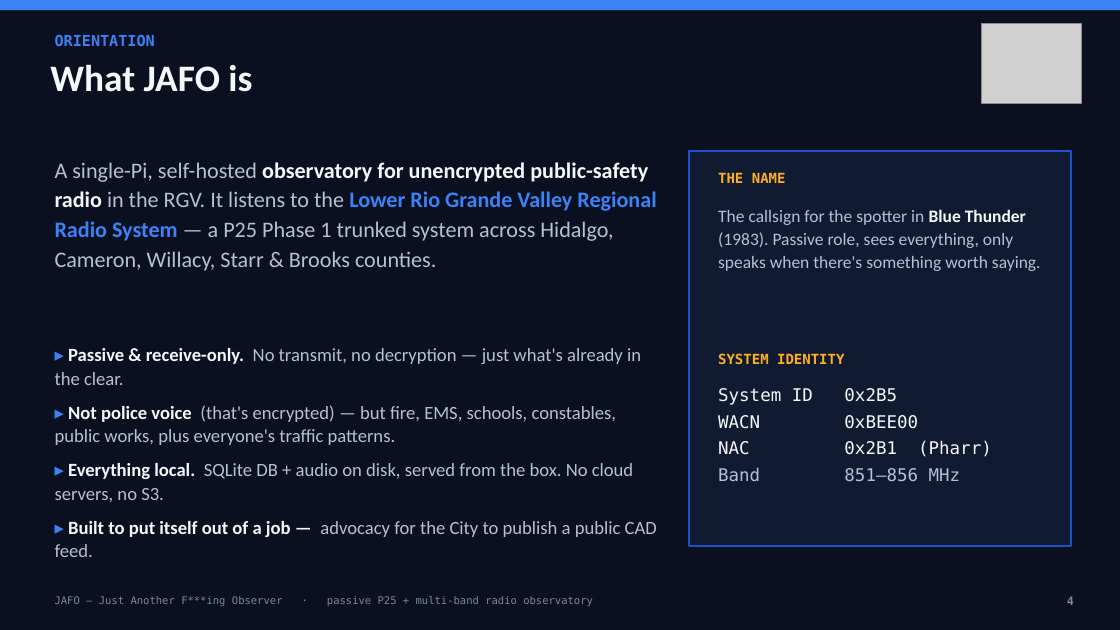
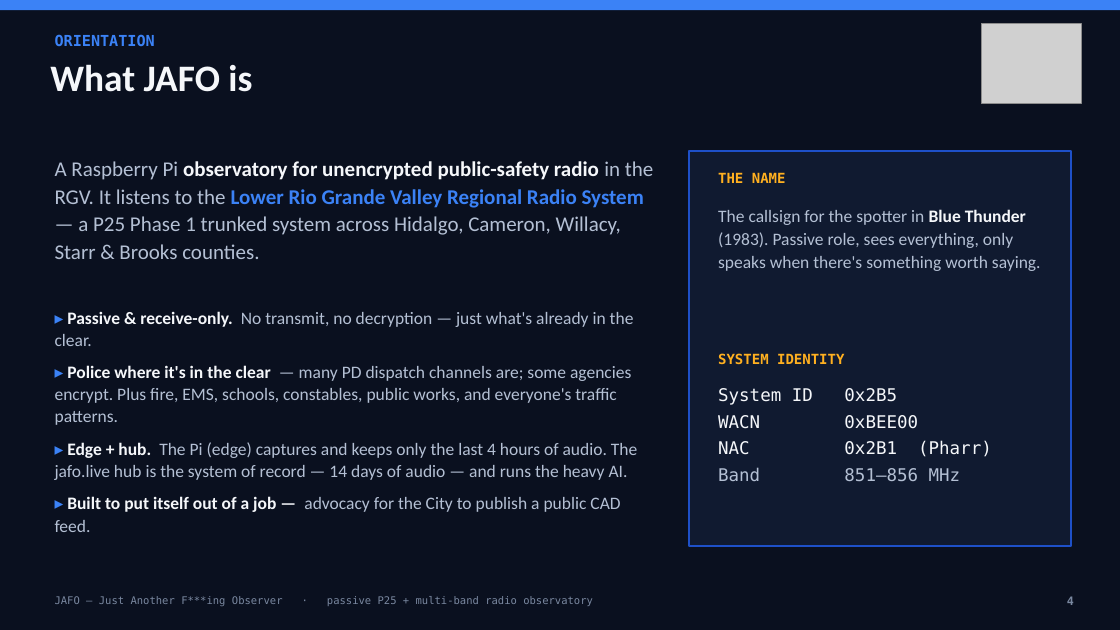
Before and after one commit to Drew-CodeRGV/jafo, a slide deck: slide 4 of jafo-overview.pptx. Drawn at 1120x630 pixels with LibreOffice and Linux fonts; fonts in the diff are those of the drawing; grey boxes stand for pictures. Boxes give left, top, right and bottom in pixels: in the first picture for what was removed or moved away, otherwise in the second. Text is boxed around its words. In the diff, an @@ line names an element or a change of style, - is before the commit and + after.

```diff
--- a/jafo-overview.pptx
+++ b/jafo-overview.pptx
@@ text at (55,161,653,259): text changed; size 19 to 18 pt @@
-A single-Pi, self-hosted observatory for unencrypted public-safety radio in the RGV. It listens to the Lower Rio Grande Valley Regional Radio System — a P25 Phase 1 trunked system across Hidalgo, Cameron, Willacy, Starr & Brooks counties.
+A Raspberry Pi observatory for unencrypted public-safety radio in the RGV. It listens to the Lower Rio Grande Valley Regional Radio System — a P25 Phase 1 trunked system across Hidalgo, Cameron, Willacy, Starr & Brooks counties.
@@ text "▸ Passive & receive-only. No ...": place and size @@
-text "▸ Passive & receive-only. No ..." at (55,348,657,557)
+text "▸ Passive & receive-only. No ..." at (55,311,637,532)
@@ text at (55,311,634,532): size 16 to 15 pt in "▸ Passive & receive-only. No transmit, no ...", "▸ Built to put itself out of ..." @@
@@ text at (55,365,637,480): text changed; size 16 to 15 pt @@
-▸ Not police voice (that's encrypted) — but fire, EMS, schools, constables, public works, plus everyone's traffic patterns.
-▸ Everything local. SQLite DB + audio on disk, served from the box. No cloud servers, no S3.
+▸ Police where it's in the clear — many PD dispatch channels are; some agencies encrypt. Plus fire, EMS, schools, constables, public works, and everyone's traffic patterns.
+▸ Edge + hub. The Pi (edge) captures and keeps only the last 4 hours of audio. The jafo.live hub is the system of record — 14 days of audio — and runs the heavy AI.
```
Also in this commit, not shown: 12 other slides changed, 5 slides added, 1 slide removed, 27 other files.
